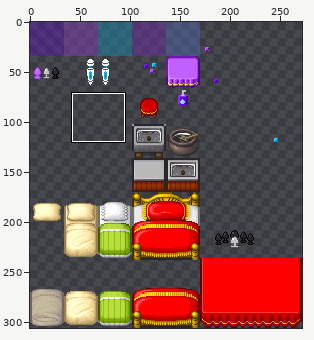
Edited in one commit: sprite sheet (homemade-tiles/Mattress.png). Above: a wide view before the commit, with the close-up outlined.
Close-up. Old version:
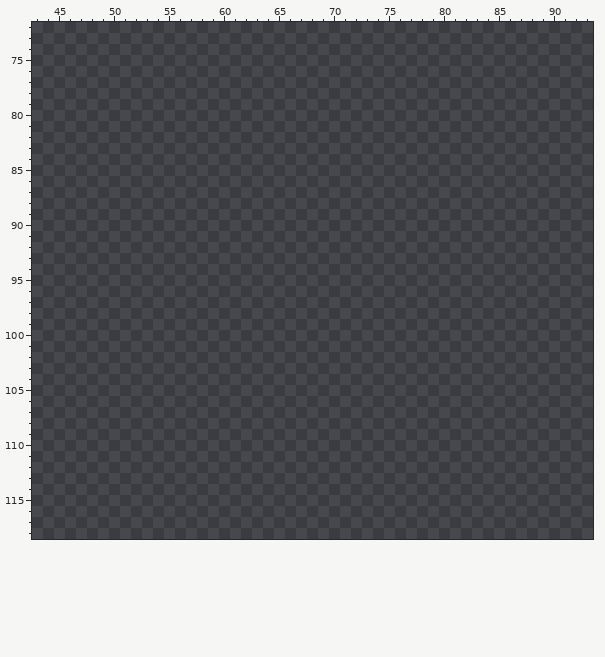
The file is 272x306 pixels. Pixels under 10% opacity are left out. Colours within 5 levels of each other are drawn and written as one. Shown: x 43..93, y 72..118.
Now the later version:
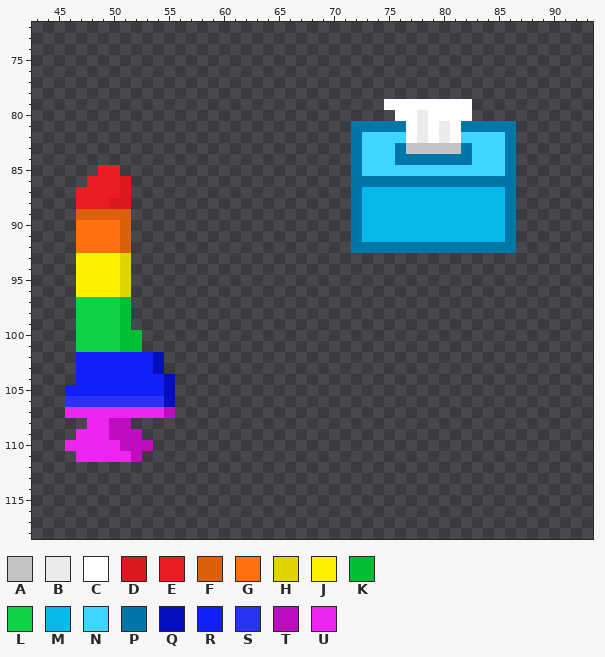
Palette (. is transparent): A #c3c3c3  B #ebebed  C #ffffff  D #d91820  E #ec1c24  F #db600b  G #ff710f  H #e1d500  J #fff200  K #03bf38  L #0ed145  M #05b9ec  N #3fd5ff  P #0076a9  Q #0410be  R #1120f8  S #2734f1  T #bd0dbf  U #eb26ee
The exact change:
The edit adds colour A in row 83 at x 77 to 81.
The edit adds colour B in row 80 at x 78; in rows 81 to 82 at x 78 and 80.
The edit adds colour C in row 79 at x 75 to 82; in row 80 at x 76 to 77 and 79 to 82; in rows 81 to 82 at x 77, 79 and 81.
The edit adds colour D in rows 86 to 87 at x 51; in row 88 at x 50 to 51.
The edit adds colour E in row 85 at x 49 to 50; in row 86 at x 48 to 50; in row 87 at x 47 to 50; in row 88 at x 47 to 49.
The edit adds colour F in row 89 at x 47 to 51; in rows 90 to 92 at x 51.
The edit adds colour G in rows 90 to 92 at x 47 to 50.
The edit adds colour H in rows 93 to 96 at x 51.
The edit adds colour J in rows 93 to 96 at x 47 to 50.
The edit adds colour K in rows 97 to 99 at x 51; in rows 100 to 101 at x 51 to 52.
The edit adds colour L in rows 97 to 101 at x 47 to 50.
The edit adds colour M in rows 87 to 91 at x 73 to 85.
The edit adds colour N in row 82 at x 73 to 76 and 82 to 85; in rows 83 to 84 at x 73 to 75 and 83 to 85; in row 85 at x 73 to 85.
The edit adds colour P in row 81 at x 72 to 76 and 82 to 86; in row 82 at x 72 and 86; in row 83 at x 72, 76, 82 and 86; in row 84 at x 72, 76 to 82 and 86; in row 85 at x 72 and 86; in row 86 at x 72 to 86.
The edit adds colour P in rows 87 to 91 at x 72 and 86; in row 92 at x 72 to 86.
The edit adds colour Q in rows 102 to 103 at x 54; in rows 104 to 106 at x 55.
The edit adds colour R in rows 102 to 103 at x 47 to 53; in row 104 at x 47 to 54; in row 105 at x 46 to 54.
The edit adds colour S in row 106 at x 46 to 54.
The edit adds colour T in row 107 at x 55; in row 108 at x 50 to 51; in row 109 at x 50 to 52; in row 110 at x 51 to 53; in row 111 at x 52.
The edit adds colour U in row 107 at x 46 to 54; in row 108 at x 48 to 49; in row 109 at x 47 to 49; in row 110 at x 46 to 50; in row 111 at x 47 to 51.
Boxes around the changes in both close-ups, in picture pixels (x1, y1, x2, y2):
added: (351, 99, 516, 253)
added: (65, 165, 175, 462)
